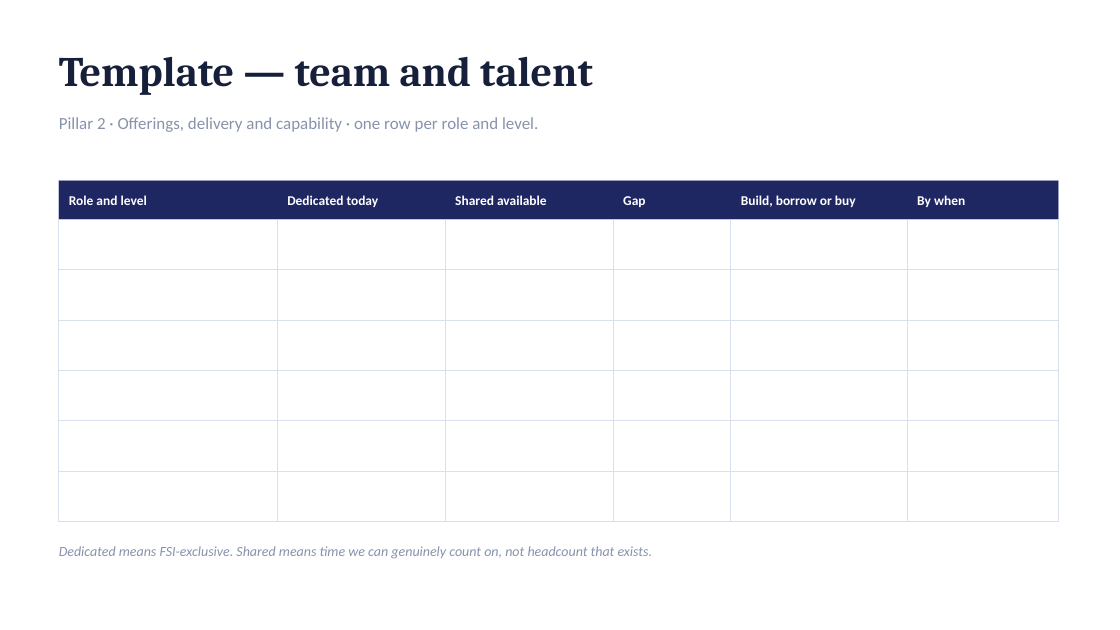
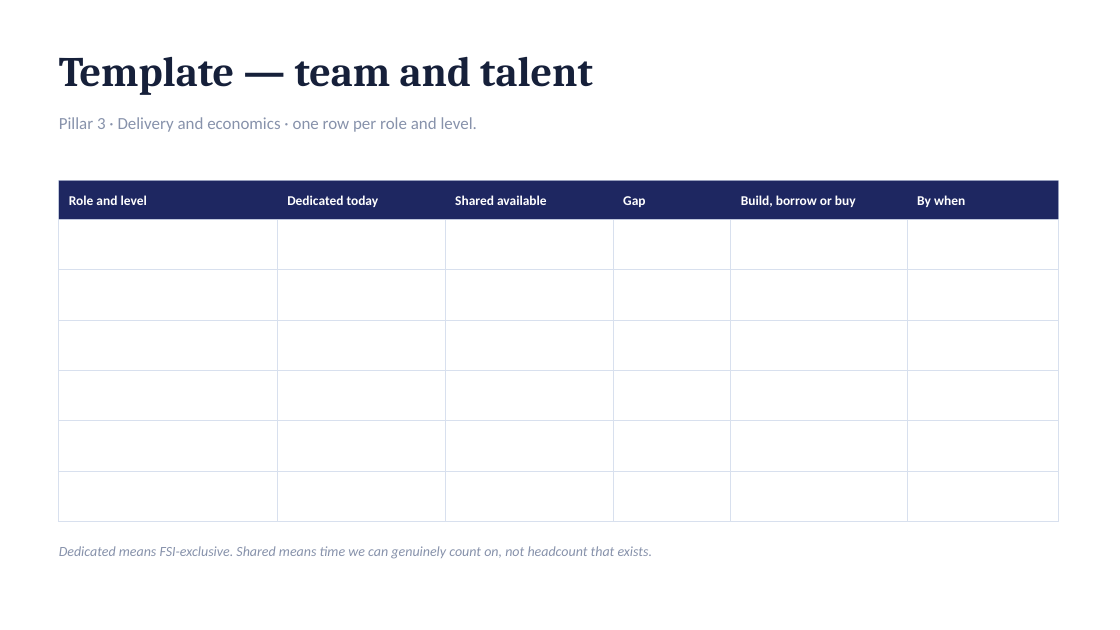
Before and after one commit to dhajjar-cyber/bae, a slide deck: slide 25 of FSI strategy/EAIND-FSI-Strategy-Development-Plan.pptx. Drawn at 1120x630 pixels with LibreOffice and Linux fonts; fonts in the diff are those of the drawing. Boxes give left, top, right and bottom in pixels: in the first picture for what was removed or moved away, otherwise in the second. Text is boxed around its words. In the diff, an @@ line names an element or a change of style, - is before the commit and + after.

```diff
--- a/FSI strategy/EAIND-FSI-Strategy-Development-Plan.pptx
+++ b/FSI strategy/EAIND-FSI-Strategy-Development-Plan.pptx
@@ text at [59, 117, 477, 132]: text changed @@
-Pillar 2 · Offerings, delivery and capability · one row per role and level.
+Pillar 3 · Delivery and economics · one row per role and level.
```
Also in this commit, not shown: 15 other slides changed, 2 other files.
